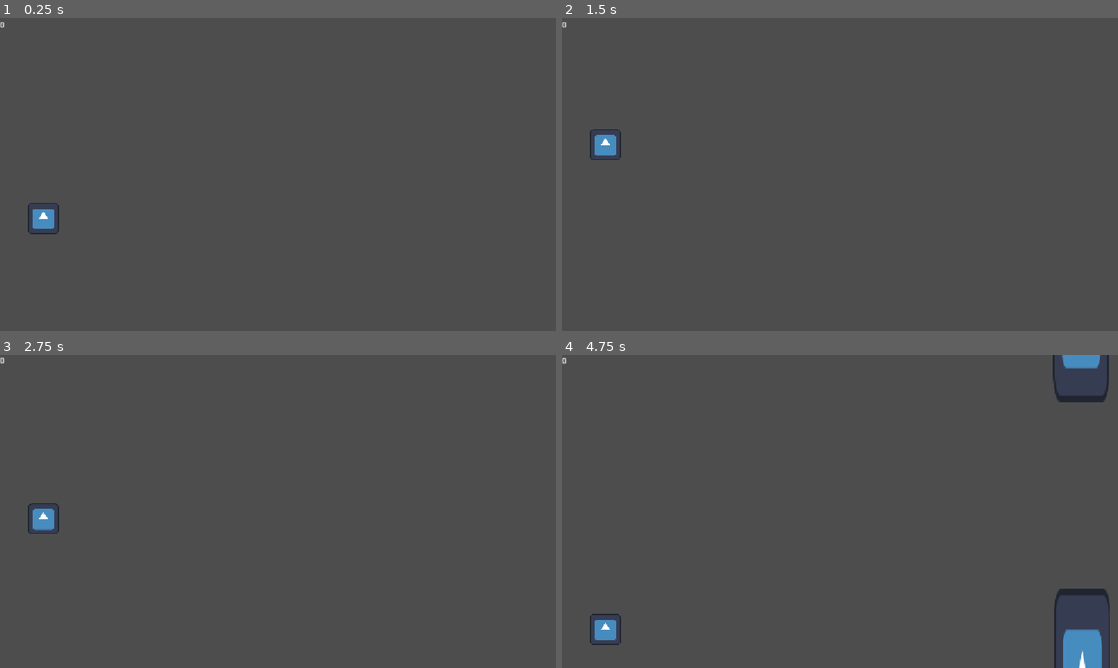
Above: before the commit, frames 1-4 (two rows, left to right).
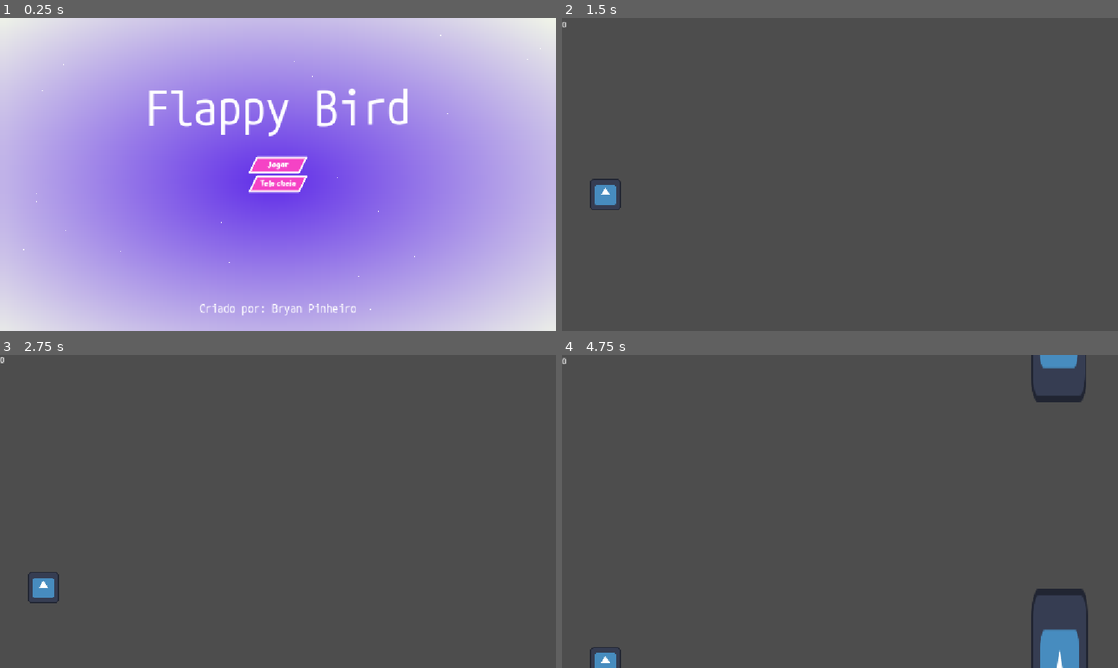
Above: after the commit, the same moments.

Repository: bryanpinheiro/flappy-bird
Game: Godot game, scene res://scene/main_menu.tscn
Same seed, same stepped clock (60 frames per second), same inputs: the game is played once before the commit and once after it. Before the commit the project starts from res://scene/main.tscn. The engine's default icon, where the game draws it, is replaced by a stand-in: a white triangle on a blue panel in a dark square.
Inputs (mouse positions are in pixels of both pictures, inside the frame that each line leads up to):
- Up to frame 1 (0.25 s): no input
- Up to frame 2 (1.5 s): click (840, 183) at 0.5 s, where only the run after the commit has a clickable "Tela cheia"; click (840, 165) at 1.25 s, where only the run after the commit has a clickable "Jogar"
- Up to frame 3 (2.75 s): move the mouse to (400, 495) at 2.02 s; click (400, 495) at 2.17 s; tap Space (jump) at 2.27 s
- Up to frame 4 (4.75 s): drag from (728, 527) to (812, 574) at 2.77 s; move the mouse to (895, 442) at 3.52 s; click (895, 442) at 3.67 s; drag from (812, 574) to (673, 464) at 4.27 s

The runs differ from the first frame. In frame 1, 100% of the frame differs, in the area x 0-100%, y 0-100%; in frame 2, 0.7%; in frame 3, 0.7%; in frame 4, 2.7%.

Commit message:
add particles and main menu

Diff:
--- a/project.godot
+++ b/project.godot
@@ -11,7 +11,7 @@
 [application]
 
 config/name="Flappy Bird Clone"
-run/main_scene="uid://b26jsb3io38px"
+run/main_scene="uid://d2c18gsb3drbl"
 config/features=PackedStringArray("4.7", "GL Compatibility")
 config/icon="res://icon.svg"
 
@@ -36,6 +36,12 @@
 ]
 }
 
+[layer_names]
+
+2d_physics/layer_1="player"
+2d_physics/layer_2="score"
+2d_physics/layer_3="obstacle"
+
 [physics]
 
 3d/physics_engine="Jolt Physics"
--- a/scene/main.tscn
+++ b/scene/main.tscn
@@ -9,6 +9,7 @@
 
 [node name="Player" parent="." unique_id=675860985 instance=ExtResource("1_itxqv")]
 position = Vector2(90, 329)
+collision_mask = 6
 
 [node name="Spawner" type="Marker2D" parent="." unique_id=1636085162]
 position = Vector2(1162, 320)
@@ -28,4 +29,6 @@
 fit_content = true
 autowrap_mode = 0
 
+[node name="AudioStreamPlayer" type="AudioStreamPlayer" parent="." unique_id=302809236]
+
 [connection signal="timeout" from="Spawner/Timer" to="Spawner" method="_on_timer_timeout"]
--- /dev/null
+++ b/scene/main_menu.tscn
@@ -0,0 +1,171 @@
+[gd_scene format=3 uid="uid://d2c18gsb3drbl"]
+
+[ext_resource type="FontFile" uid="uid://nupuldvp5wgx" path="res://asset/font/Atma-Bold.ttf" id="1_hxu56"]
+[ext_resource type="FontFile" uid="uid://cxk4don1jllds" path="res://asset/font/MPLUS1Code.ttf" id="2_2fwvj"]
+[ext_resource type="Script" uid="uid://jc7soy4n0i6n" path="res://script/main_menu.gd" id="3_2fwvj"]
+
+[sub_resource type="StyleBoxFlat" id="StyleBoxFlat_m4svf"]
+content_margin_left = 4.0
+content_margin_top = 4.0
+content_margin_right = 4.0
+content_margin_bottom = 4.0
+bg_color = Color(0.9607843, 0.2627451, 0.77254903, 1)
+skew = Vector2(0.5, 0)
+border_width_left = 4
+border_width_top = 4
+border_width_right = 4
+border_width_bottom = 4
+border_color = Color(0.9607843, 0.2627451, 0.77254903, 1)
+expand_margin_left = 10.0
+expand_margin_right = 10.0
+
+[sub_resource type="StyleBoxFlat" id="StyleBoxFlat_fwbck"]
+content_margin_left = 4.0
+content_margin_top = 4.0
+content_margin_right = 4.0
+content_margin_bottom = 4.0
+bg_color = Color(0.9616224, 0.26161492, 0.7741694, 1)
+skew = Vector2(0.5, 0)
+border_width_left = 4
+border_width_top = 4
+border_width_right = 4
+border_width_bottom = 4
+border_color = Color(1, 1, 1, 1)
+expand_margin_left = 10.0
+expand_margin_right = 10.0
+
+[sub_resource type="StyleBoxFlat" id="StyleBoxFlat_3er1b"]
+content_margin_left = 4.0
+content_margin_top = 4.0
+content_margin_right = 4.0
+content_margin_bottom = 4.0
+bg_color = Color(0.6499856, 0.035554666, 0.5106839, 1)
+skew = Vector2(0.5, 0)
+border_width_left = 4
+border_width_top = 4
+border_width_right = 4
+border_width_bottom = 4
+border_color = Color(0.9607843, 0.2627451, 0.77254903, 1)
+expand_margin_left = 10.0
+expand_margin_right = 10.0
+
+[sub_resource type="Theme" id="Theme_bwkyw"]
+Button/colors/font_color = Color(1, 1, 1, 1)
+Button/colors/font_hover_color = Color(1, 1, 1, 1)
+Button/colors/font_pressed_color = Color(1, 1, 1, 1)
+Button/fonts/font = ExtResource("1_hxu56")
+Button/styles/hover = SubResource("StyleBoxFlat_m4svf")
+Button/styles/normal = SubResource("StyleBoxFlat_fwbck")
+Button/styles/pressed = SubResource("StyleBoxFlat_3er1b")
+RichTextLabel/colors/font_outline_color = Color(0, 0, 0, 1)
+RichTextLabel/fonts/bold_font = ExtResource("2_2fwvj")
+RichTextLabel/fonts/bold_italics_font = ExtResource("2_2fwvj")
+RichTextLabel/fonts/italics_font = ExtResource("2_2fwvj")
+RichTextLabel/fonts/mono_font = ExtResource("2_2fwvj")
+RichTextLabel/fonts/normal_font = ExtResource("2_2fwvj")
+
+[sub_resource type="Gradient" id="Gradient_m4svf"]
+colors = PackedColorArray(0.37254903, 0.17254902, 0.9098039, 1, 0.9372549, 0.9529412, 0.9098039, 1)
+
+[sub_resource type="GradientTexture2D" id="GradientTexture2D_ajdik"]
+gradient = SubResource("Gradient_m4svf")
+fill = 1
+fill_from = Vector2(0.49130434, 0.5217391)
+
+[sub_resource type="ParticleProcessMaterial" id="ParticleProcessMaterial_ajdik"]
+particle_flag_disable_z = true
+emission_shape_offset = Vector3(640, 400, 0)
+emission_shape = 3
+emission_box_extents = Vector3(640, 400, 1)
+gravity = Vector3(0, 98, 0)
+scale_max = 2.0
+
+[node name="MainMenu" type="Control" unique_id=988392059]
+layout_mode = 3
+anchors_preset = 15
+anchor_right = 1.0
+anchor_bottom = 1.0
+grow_horizontal = 2
+grow_vertical = 2
+theme = SubResource("Theme_bwkyw")
+script = ExtResource("3_2fwvj")
+
+[node name="Background" type="TextureRect" parent="." unique_id=1269497609]
+layout_mode = 1
+anchors_preset = 15
+anchor_right = 1.0
+anchor_bottom = 1.0
+grow_horizontal = 2
+grow_vertical = 2
+texture = SubResource("GradientTexture2D_ajdik")
+
+[node name="VBoxContainer" type="VBoxContainer" parent="." unique_id=149538367]
+layout_mode = 1
+anchors_preset = 8
+anchor_left = 0.5
+anchor_top = 0.5
+anchor_right = 0.5
+anchor_bottom = 0.5
+offset_left = -43.0
+offset_top = -33.0
+offset_right = 43.0
+offset_bottom = 33.0
+grow_horizontal = 2
+grow_vertical = 2
+
+[node name="Play" type="Button" parent="VBoxContainer" unique_id=554526789]
+layout_mode = 2
+text = "Jogar"
+
+[node name="Fullscreen" type="Button" parent="VBoxContainer" unique_id=789273252]
+layout_mode = 2
+text = "Tela cheia"
+
+[node name="GameTitleLabel" type="RichTextLabel" parent="." unique_id=259480892]
+layout_mode = 1
+anchors_preset = 8
+anchor_left = 0.5
+anchor_top = 0.5
+anchor_right = 0.5
+anchor_bottom = 0.5
+offset_left = -192.5
+offset_top = -184.0
+offset_right = 192.5
+offset_bottom = -97.0
+grow_horizontal = 2
+grow_vertical = 2
+theme_override_font_sizes/normal_font_size = 100
+bbcode_enabled = true
+text = "[wave]Flappy Bird"
+fit_content = true
+autowrap_mode = 0
+horizontal_alignment = 1
+vertical_alignment = 1
+
+[node name="CreatorLabel" type="RichTextLabel" parent="." unique_id=715490674]
+layout_mode = 1
+anchors_preset = 7
+anchor_left = 0.5
+anchor_top = 1.0
+anchor_right = 0.5
+anchor_bottom = 1.0
+offset_left = -163.0
+offset_top = -63.0
+offset_right = 163.0
+offset_bottom = -32.0
+grow_horizontal = 2
+grow_vertical = 0
+theme_override_font_sizes/normal_font_size = 25
+bbcode_enabled = true
+text = "Criado por: Bryan Pinheiro"
+fit_content = true
+autowrap_mode = 0
+horizontal_alignment = 1
+vertical_alignment = 1
+
+[node name="GPUParticles2D" type="GPUParticles2D" parent="." unique_id=1617745984]
+amount = 256
+process_material = SubResource("ParticleProcessMaterial_ajdik")
+
+[connection signal="pressed" from="VBoxContainer/Play" to="." method="_on_play_pressed"]
+[connection signal="pressed" from="VBoxContainer/Fullscreen" to="." method="_on_fullscreen_pressed"]
--- a/scene/obstacle.tscn
+++ b/scene/obstacle.tscn
@@ -10,6 +10,7 @@
 size = Vector2(117, 361)
 
 [node name="Obstacle" type="StaticBody2D" unique_id=432466049]
+collision_layer = 4
 script = ExtResource("1_nyukl")
 
 [node name="CollisionShape2D" type="CollisionShape2D" parent="." unique_id=1716698709]
@@ -31,6 +32,7 @@
 texture = ExtResource("1_p1pd2")
 
 [node name="ScoreArea" type="Area2D" parent="." unique_id=1897321108]
+collision_layer = 2
 
 [node name="CollisionShape2D" type="CollisionShape2D" parent="ScoreArea" unique_id=1053032306]
 position = Vector2(1.5, -0.5)
--- /dev/null
+++ b/script/main_menu.gd
@@ -0,0 +1,10 @@
+extends Control
+
+
+func _on_play_pressed() -> void:
+	get_tree().change_scene_to_file("res://scene/main.tscn")
+
+
+func _on_fullscreen_pressed() -> void:
+	get_window().mode = Window.MODE_FULLSCREEN
+	#DisplayServer.window_set_mode(DisplayServer.WINDOW_MODE_FULLSCREEN)
Not shown, added: addons/gdfxr/Base58.gd
Not shown, added: addons/gdfxr/Base58.gd.uid
Not shown, added: addons/gdfxr/SFXRConfig.gd
Not shown, added: addons/gdfxr/SFXRConfig.gd.uid
Not shown, added: addons/gdfxr/SFXRGenerator.gd
Not shown, added: addons/gdfxr/SFXRGenerator.gd.uid
Not shown, added: addons/gdfxr/editor/EditSlider.gd
Not shown, added: addons/gdfxr/editor/EditSlider.gd.uid
Not shown, added: addons/gdfxr/editor/Editor.gd
Not shown, added: addons/gdfxr/editor/Editor.gd.uid
Not shown, added: addons/gdfxr/editor/Editor.tscn
Not shown, added: addons/gdfxr/editor/EditorIconButton.gd
(and 34 more such lines)
